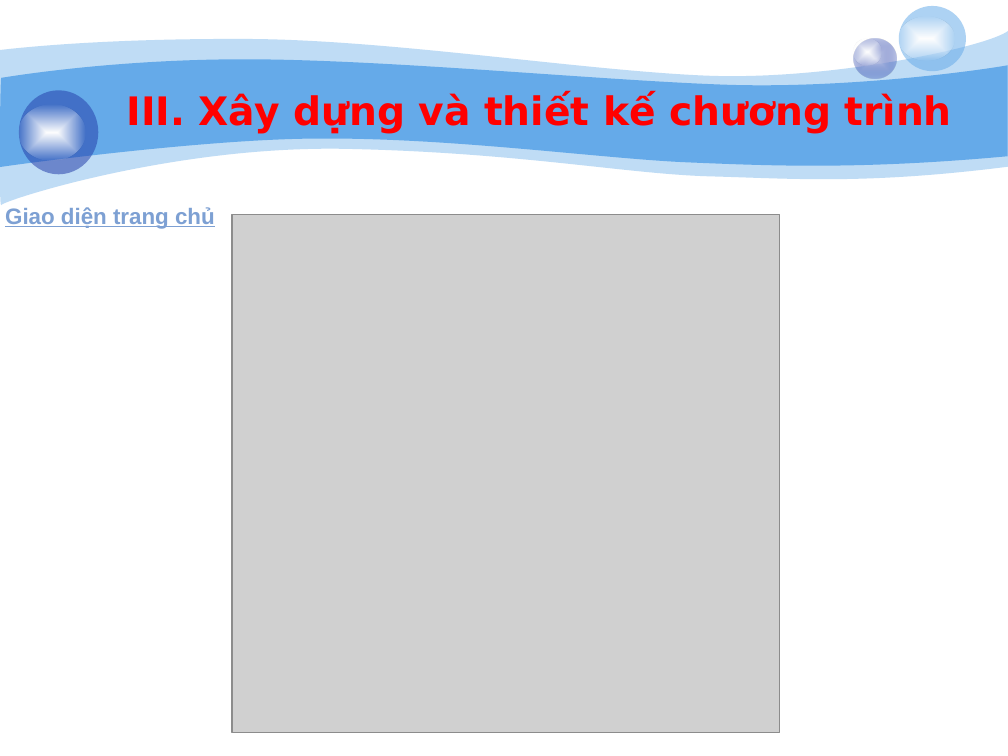
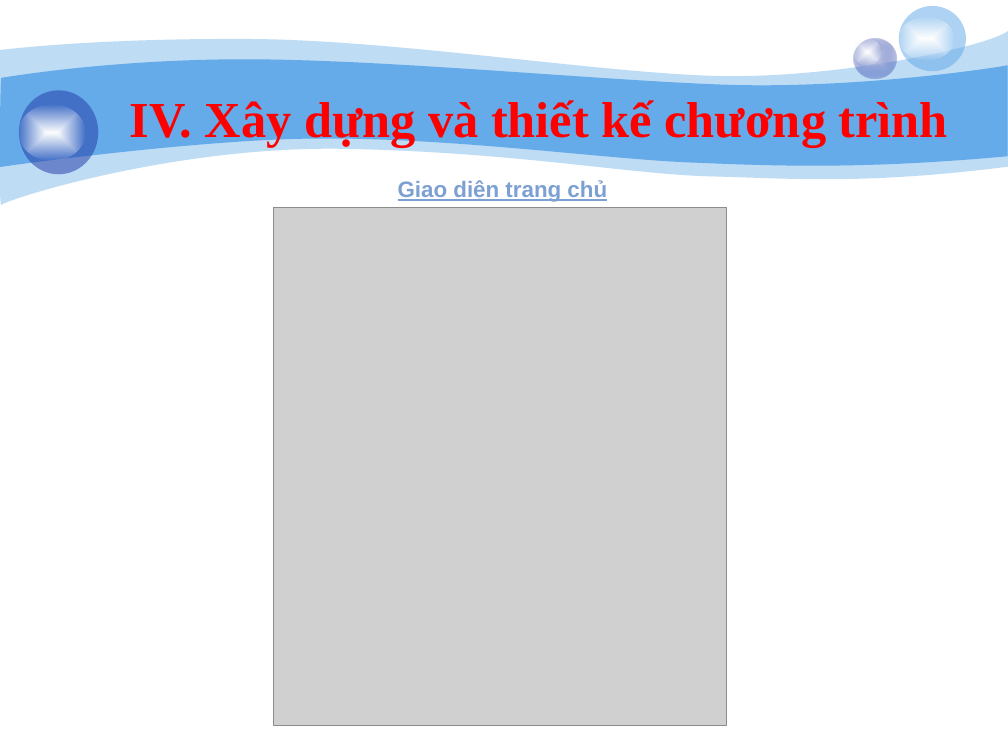
Before and after one commit to giangson0208/webtrasua, a slide deck: slide 28 of baocao/-ibn Thopi.pptx (slide 26 before the commit). Drawn at 1008x756 pixels with LibreOffice and Linux fonts; fonts in the diff are those of the drawing; grey boxes stand for pictures; background and template pictures are left out. Boxes give left, top, right and bottom in pixels: in the first picture for what was removed or moved away, otherwise in the second. Text is boxed around its words. In the diff, an @@ line names an element or a change of style, - is before the commit and + after.

```diff
--- a/baocao/-ibn Thopi.pptx
+++ b/baocao/-ibn Thopi.pptx
@@ text at (130,100,948,147): text changed; size 28 to 36 pt; font DejaVu Sans to Times New Roman @@
-III. Xây dựng và thiết kế chương trình
+IV. Xây dựng và thiết kế chương trình
@@ text "Giao diện trang chủ": place and size @@
-text "Giao diện trang chủ" at (5,207,215,229)
+text "Giao diện trang chủ" at (398,180,607,202)
@@ picture: place and size @@
-picture at (232,214,779,732)
+picture at (274,208,727,726)
```
Also in this commit, not shown: 19 other slides changed, 10 slides added, 8 slides removed, 10 other files.
